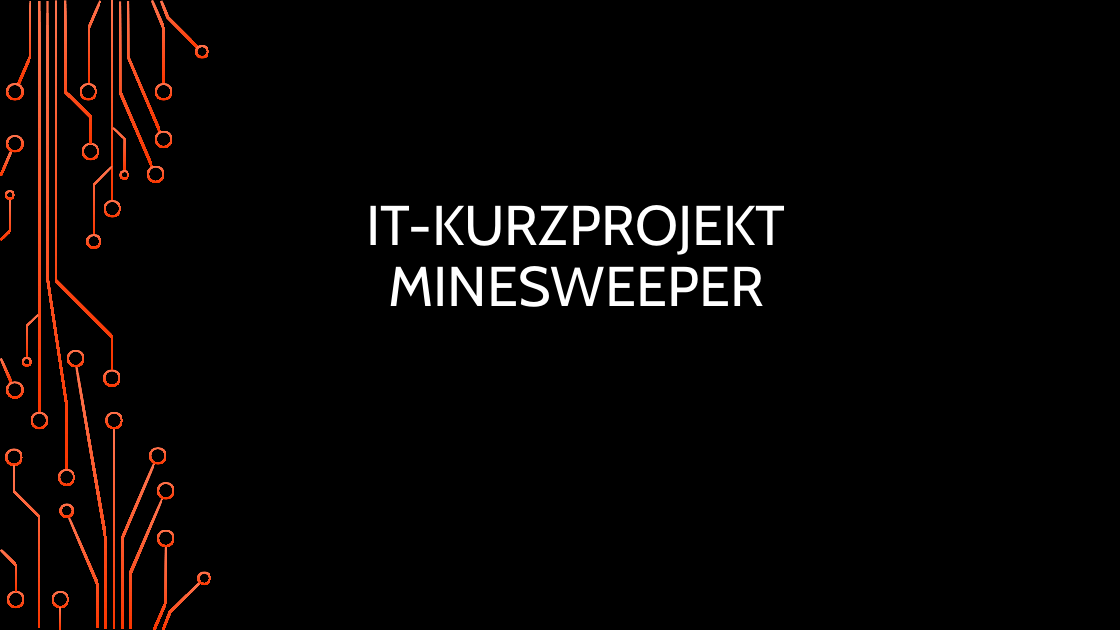
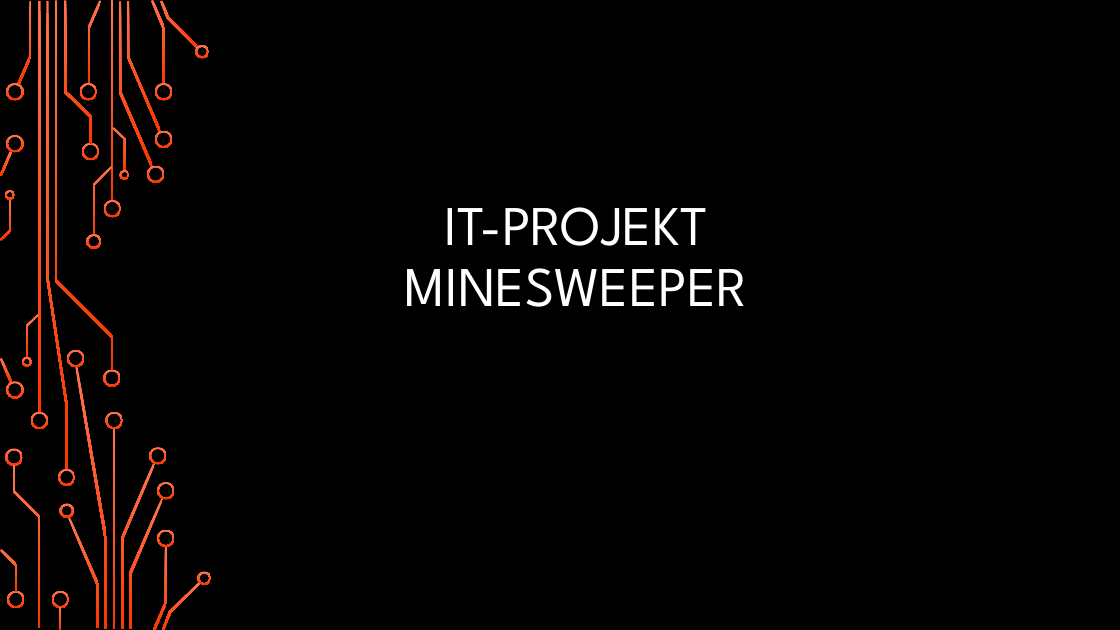
Before and after one commit to Hamschda/Minesweeper-1.0, a slide deck: slide 1 of IT-Kurzprojekt.pptx. Drawn at 1120x630 pixels with LibreOffice and Linux fonts; fonts in the diff are those of the drawing; background and template pictures are left out. Boxes give left, top, right and bottom in pixels: in the first picture for what was removed or moved away, otherwise in the second. Text is boxed around its words. In the diff, an @@ line names an element or a change of style, - is before the commit and + after.

```diff
--- a/IT-Kurzprojekt.pptx
+++ b/IT-Kurzprojekt.pptx
@@ title at <box>405,207,748,307</box>: text changed; font Cabin to League Spartan @@
-IT-KURZPROJEKT
-MINESWEEPER
+IT-PROJEKT
+MINESWEEPER
```
Also in this commit, not shown: 9 slides added, 16 other files.
